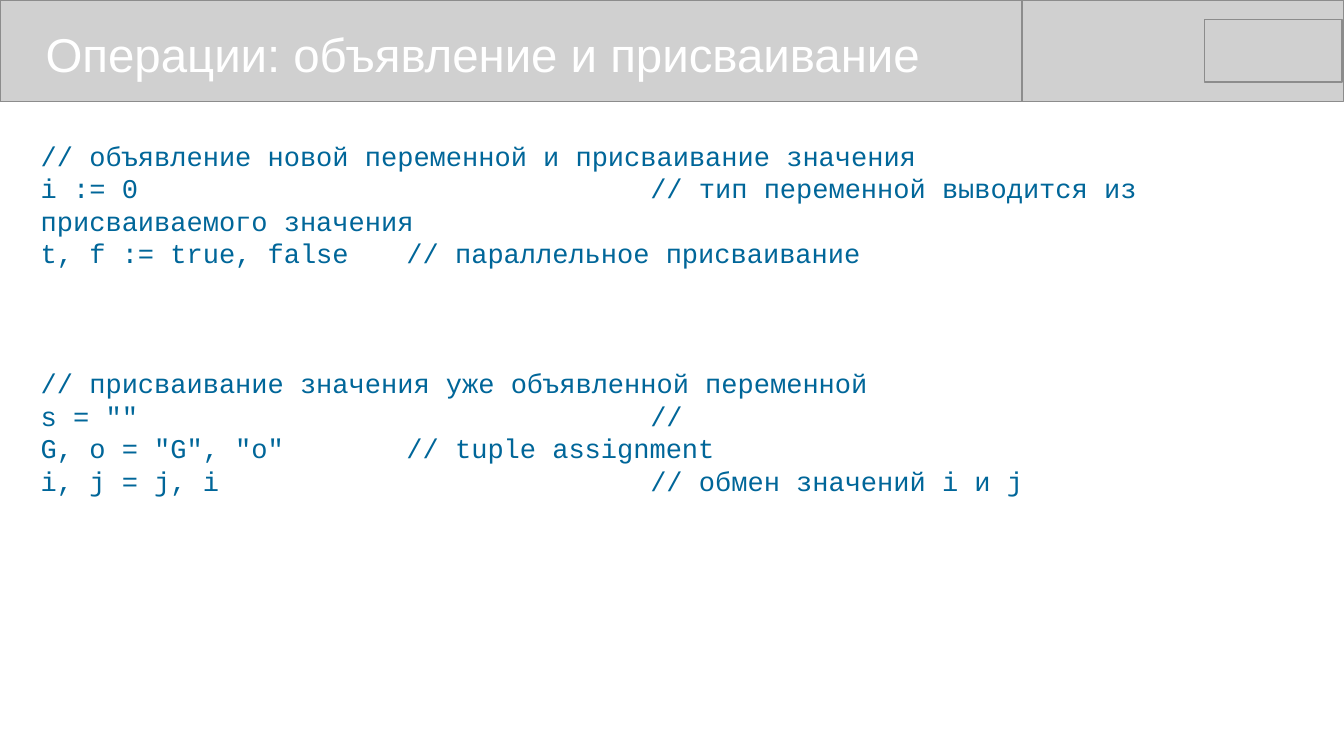
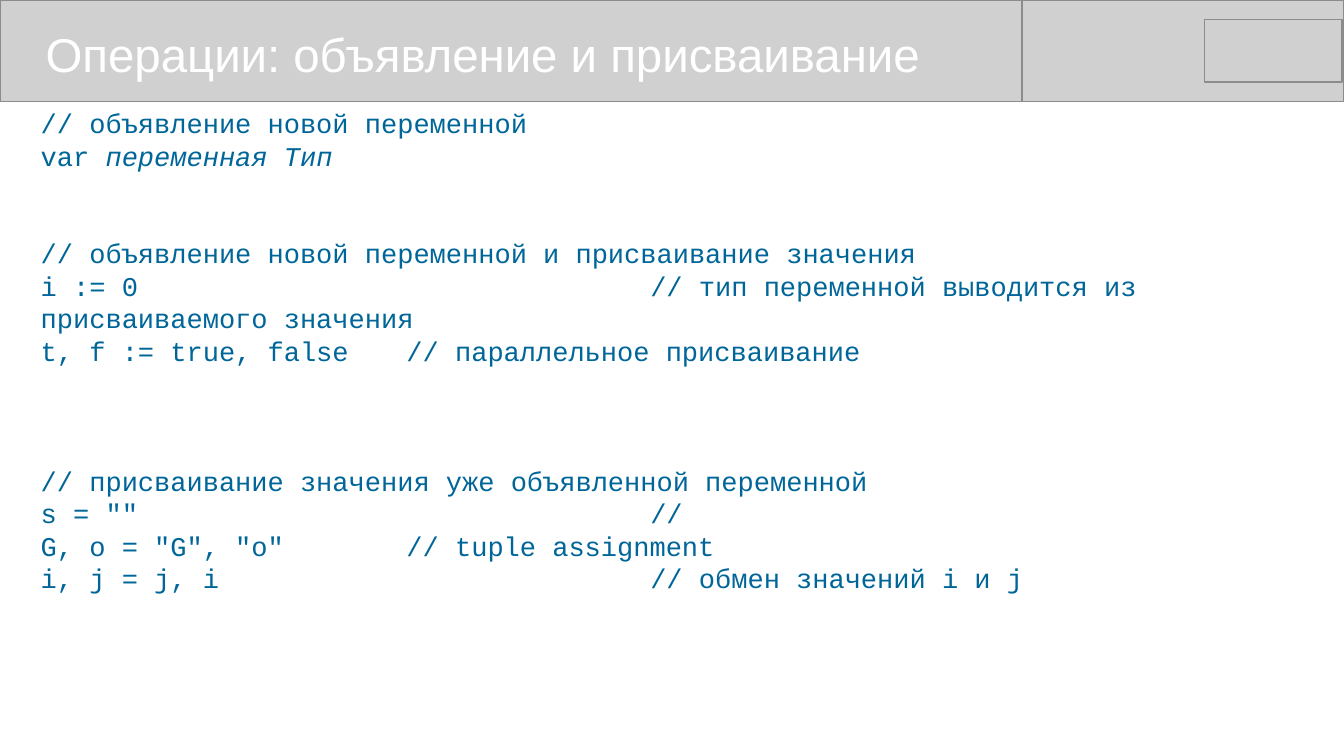
Before and after one commit to mike-shock/Go_language, a slide deck: slide 20 of Go_Review.odp (slide 18 before the commit). Drawn at 1344x756 pixels with LibreOffice and Linux fonts; fonts in the diff are those of the drawing; grey boxes stand for pictures. Boxes give left, top, right and bottom in pixels: in the first picture for what was removed or moved away, otherwise in the second. Text is boxed around its words. In the diff, an @@ line names an element or a change of style, - is before the commit and + after.

```diff
--- a/Go_Review.odp
+++ b/Go_Review.odp
@@ text at [41,114,527,172]: paragraphs added @@
+// объявление новой переменной
+var переменная Тип
```
Also in this commit, not shown: 4 other slides changed, 2 slides added, 1 other file.
